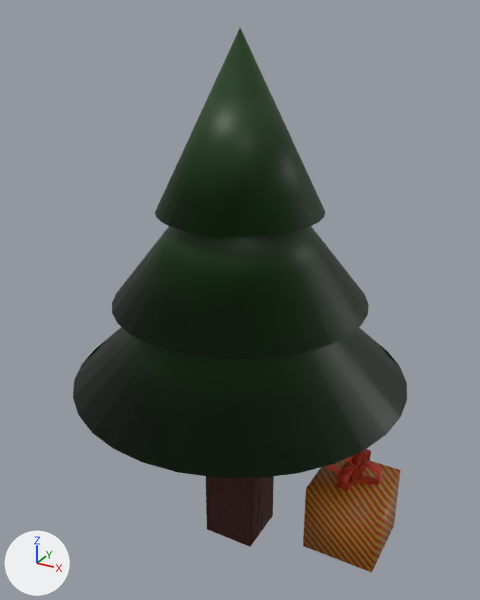
An edit to the Blender file Source/christmas/tree.blend, drawn before and after from the same camera.
The view is the same before and after, from a 50 mm camera at (3.68, -6.71, 6.91) aimed at (-0.03, 0.04, 3.53). The axes (+X, +Y, +Z) are drawn at lower left. The lights are the same throughout.
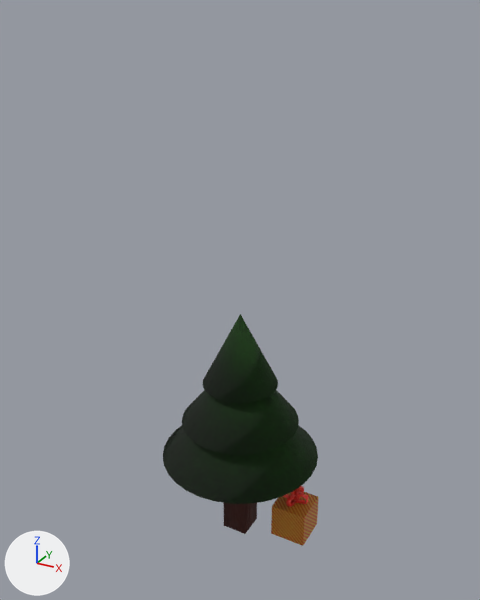
Where the newer file only moved an object's origin or applied its transform, the numbers keep the older frame.

The change, as a list of edits to the scene's bpy script:
```text
Change mat_treetop:
    remove # nodes: BsdfPrincipled, Mix, OutputMaterial, TexNoise
    remove # colours: dark green #124206, black #0b2900
    nodes: BsdfPrincipled, NormalMap, OutputMaterial, TexImage x3
    uses the picture img_treetopalbedo_png
    uses the picture img_treetopnormal_png
    uses the picture img_treetoproughness
Change me_cone:
    remove me_cone.from_pydata(...)  # 33 vertices, 33 faces; spans x -1.0..1.0, y -1.0..1.0, z -1.0..1.0
    add me_cone.from_pydata(...)  # 99 vertices, 99 faces; spans x -2.14..2.15, y -2.17..2.12, z 2.52..6.72
    me_cone part 1: 99 vertices added at x -2.14..2.15, y -2.17..2.12, z 2.52..6.72
    me_cone part 2: 33 vertices removed from x -1.0..1.0, y -1.0..1.0, z -1.0..1.0
Change me_cube_001:
    where me_cube_001.from_pydata(...)  # 8 vertices, 6 faces; spans x -1.0..1.0, y -1.0..1.0, z -1.0..1.0
    used by ob_cube; location = (0.0, -0.01, 1.38); scale = (0.355, 0.355, 1.38)
    me_cube_001 part 3: the whole mesh is scaled about its middle by 0.501, then moved by (-0.01, 0.02, -0.5)
Change me_cube_002:
    where me_cube_002.from_pydata(...)  # 8 vertices, 6 faces; spans x -0.5..0.5, y -0.5..0.5, z -0.5..0.5
    me_cube_002 part 4: the whole mesh is moved by (1.5, 0.5, 0.5)
Change me_plane_001:
    where me_plane_001.from_pydata(...)  # 22 vertices, 12 faces; spans x -0.341..0.344, y -0.071..0.071, z -0.178..0.155
    used by ob_plane; location = (1.49, 0.51, 1.16); scale = (1.06, 1.06, 1.06)
    me_plane_001 part 5: the whole mesh is scaled about its middle by 1.06, then moved by (1.487, 0.507, 1.159)
Change me_plane_002:
    where me_plane_002.from_pydata(...)  # 22 vertices, 12 faces; spans x -0.341..0.344, y -0.071..0.071, z -0.178..0.155
    used by ob_plane_001; location = (1.49, 0.51, 1.16); rotation_euler = (0.0, 0.0, -1.658), in degrees (0, 0, -95); scale = (1.06, 1.06, 1.06)
    me_plane_002 part 6: the whole mesh is turned -95 degrees about the z axis through its middle and scaled by 1.06, then moved by (1.485, 0.506, 1.159)
Change me_plane_003:
    where me_plane_003.from_pydata(...)  # 22 vertices, 12 faces; spans x -0.341..0.344, y -0.071..0.071, z -0.178..0.155
    used by ob_plane_002; location = (1.49, 0.51, 1.16); rotation_euler = (0.0, 0.0, -1.658), in degrees (0, 0, -95); scale = (1.06, 1.06, 1.06)
    me_plane_003 part 7: the whole mesh is turned -95 degrees about the z axis through its middle and scaled by 1.06, then moved by (1.485, 0.506, 1.159)
Change ob_cone:
    ob_cone.location: (0.01, -0.02, 5.72) -> (0.0, 0.0, 0.0)
    ob_cone.scale: (1.0, 1.0, 1.0) -> (0.501, 0.501, 0.501)
Remove ob_cone_001:
    ob_cone_001 = bpy.data.objects.new('Cone.001', me_cone_001)
Remove ob_cone_002:
    ob_cone_002 = bpy.data.objects.new('Cone.002', me_cone_002)
Change ob_cube_001:
    ob_cube_001.location: (1.5, 0.5, 0.5) -> (0.0, 0.0, 0.0)
    ob_cube_001.scale: (1.0, 1.0, 1.0) -> (0.501, 0.501, 0.501)
Change ob_plane:
    ob_plane.location: (1.49, 0.51, 1.16) -> (0.0, 0.0, 0.0)
    ob_plane.scale: (1.06, 1.06, 1.06) -> (0.501, 0.501, 0.501)
Change ob_plane_001:
    ob_plane_001.rotation_euler: (0.0, 0.0, -1.658) -> (0.0, 0.0, 0.0)  # degrees (0, 0, -95) -> degrees (0, 0, 0)
    ob_plane_001.location: (1.49, 0.51, 1.16) -> (0.0, 0.0, 0.0)
    ob_plane_001.scale: (1.06, 1.06, 1.06) -> (0.501, 0.501, 0.501)
Change ob_plane_002:
    ob_plane_002.rotation_euler: (0.0, 0.0, -1.658) -> (0.0, 0.0, 0.0)  # degrees (0, 0, -95) -> degrees (0, 0, 0)
    ob_plane_002.location: (1.49, 0.51, 1.16) -> (0.0, 0.0, 0.0)
    ob_plane_002.scale: (1.06, 1.06, 1.06) -> (0.501, 0.501, 0.501)
```

Where the change shows, as pixel boxes (x1, y1, x2, y2) in the pictures (480 x 600 px):
'Cone.002', deleted: before (73, 327, 407, 478)
'Cone', surface changed, reshaped, moved, rescaled (9% narrower, 9% shorter): before (155, 28, 325, 237); after (163, 314, 318, 504)
'Cone.001', deleted: before (112, 226, 369, 359)
'Cube.001', moved, rescaled (51% narrower, 52% shorter): before (303, 456, 401, 573); after (271, 490, 319, 546)
'Cube', mesh rescaled: before (206, 476, 274, 547); after (223, 503, 257, 534)
'Plane.002', moved, rescaled, turned: before (337, 449, 371, 491); after (287, 486, 303, 507)
'Plane', moved, rescaled (54% narrower, 52% shorter): before (327, 457, 383, 485); after (283, 491, 308, 504)
'Plane.001', moved, rescaled, turned (not visible before): after (286, 486, 304, 507)
part 1 of me_cone, added: after (163, 314, 318, 504)
part 2 of me_cone, deleted (green): before (155, 28, 325, 237)
